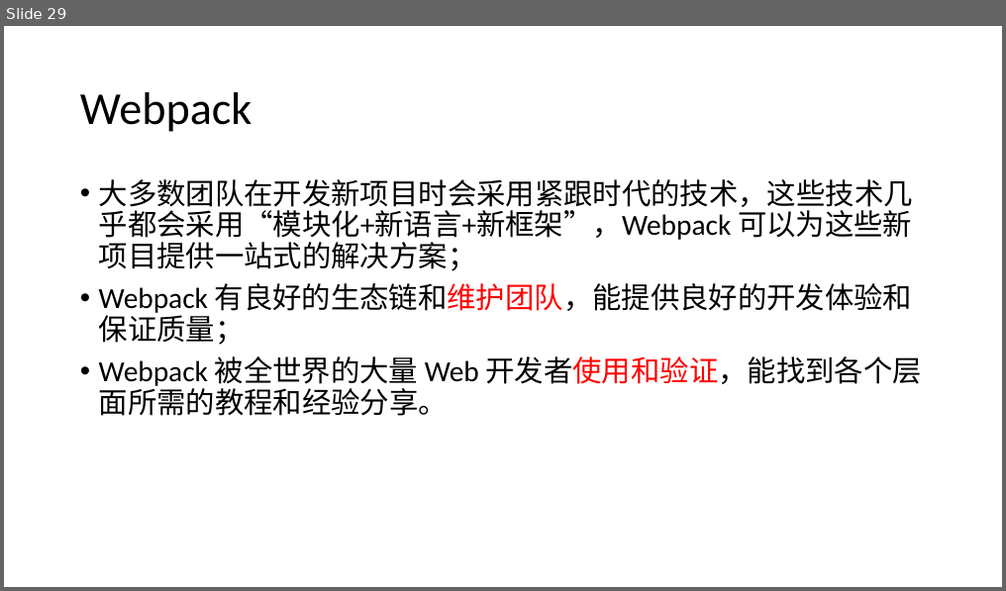
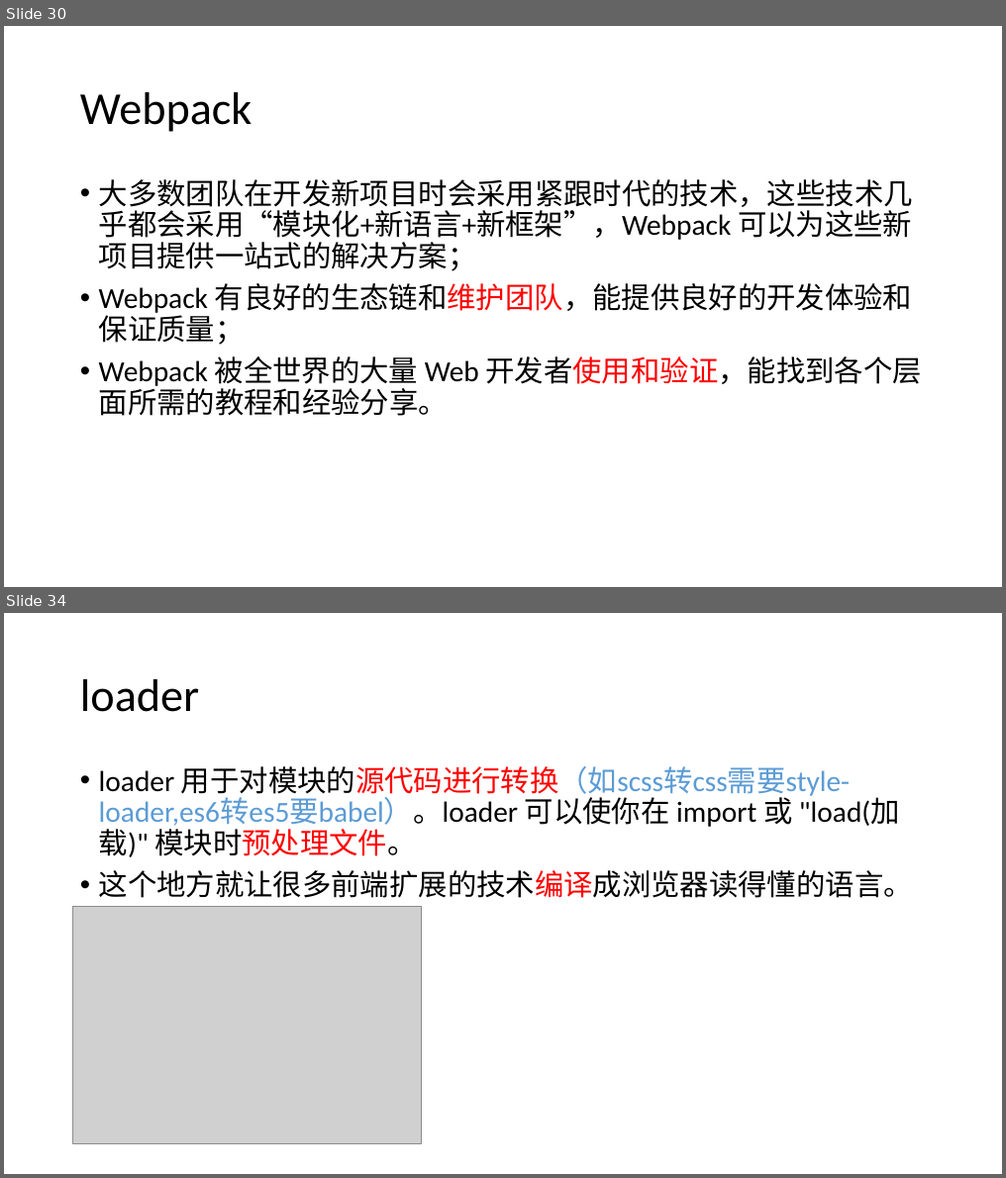
Before and after one commit to Cohen-Wang/workbench, a slide deck: cloud/培训 - webpack.pptx. Shown one above the other, each under a label of ours: slide 29 before the commit, slides 30 and 34 after it; the slides between them are not shown. The pictures are 1006x591 and 1006x1178 pixels, drawn with LibreOffice and Linux fonts; fonts in the diff are those of the drawing; grey boxes stand for pictures. Boxes give left, top, right and bottom in pixels: in the first picture for what was removed or moved away, otherwise in the second. Text is boxed around its words. In the diff, an @@ line names an element or a change of style, - is before the commit and + after.

```diff
--- a/cloud/培训 - webpack.pptx
+++ b/cloud/培训 - webpack.pptx
@@ slide 34 added at (x1=4, y1=613, x2=1002, y2=1174), background #FFFFFF @@
@@ title added at (x1=80, y1=679, x2=199, y2=712), 44 pt, text #000000 @@
+loader
@@ text added at (x1=99, y1=766, x2=913, y2=898), 28 pt, text #000000 @@
+• loader 用于对模块的源代码进行转换（如scss转css需要style-loader,es6转es5要babel）。loader 可以使你在 import 或 "load(加载)" 模块时预处理文件。
+• 这个地方就让很多前端扩展的技术编译成浏览器读得懂的语言。
@@ picture added at (x1=73, y1=906, x2=421, y2=1145) @@
@@ what was slide 29 is now slide 30 @@
```
Also in this commit, not shown: 5 slides changed, 5 other slides added.
